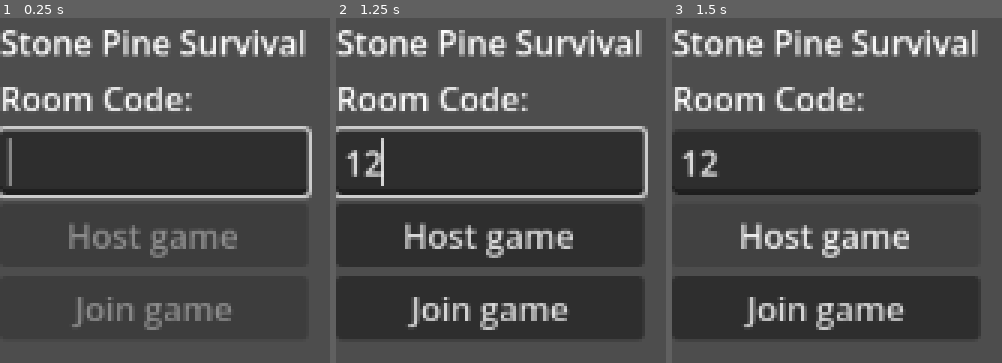
Above: before the commit, frames 1-3 (left to right).
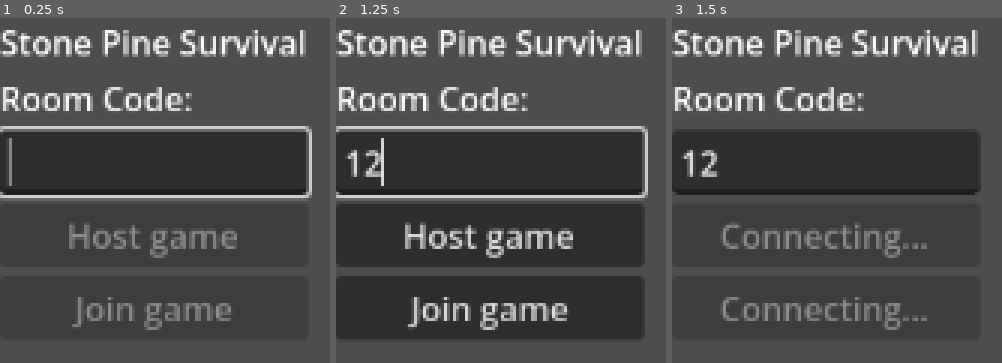
Above: after the commit, the same moments.

Repository: orcakt/gamejam-feb-2026
Game: Godot game, scene res://ui/main/main_menu.tscn
Two runs of this game, one before a commit and one after it. Both use one fixed random seed, a clock stepped at 60 frames per second and the inputs below.
Inputs (mouse positions are in pixels of both pictures, inside the frame that each line leads up to):
- Up to frame 1 (0.25 s): no input
- Up to frame 2 (1.25 s): click (491, 162) at 0.52 s; type "12" at 0.6 s
- Up to frame 3 (1.5 s): click "Host game" at 1.25 s

Frames 1-2 are identical in both runs. In frame 3, 5.3% of the frame differs, in the area x 14-78%, y 59-91%.

Commit message:
player can place down a campfire (#11)
* player can place down a campfire

* placement UI

* re-enabling gmap

---------

Co-authored-by: Wake1st <joel.wakefield.dev@gmail.com>

Diff:
--- a/stone-pine-survival/data/items/Item.gd
+++ b/stone-pine-survival/data/items/Item.gd
@@ -9,3 +9,4 @@
 @export var edible: bool
 @export var craftable: bool
 @export var wieldable: bool
+@export var placeable: bool
--- a/stone-pine-survival/data/items/campfire.tres
+++ b/stone-pine-survival/data/items/campfire.tres
@@ -1,11 +1,12 @@
-[gd_resource type="Resource" script_class="Item" load_steps=3 format=3 uid="uid://cejlk0i086d8u"]
+[gd_resource type="Resource" script_class="Item" format=3 uid="uid://cejlk0i086d8u"]
 
 [ext_resource type="Script" uid="uid://dwciga0bdgevv" path="res://data/items/Item.gd" id="1_cjfkn"]
-[ext_resource type="Texture2D" uid="uid://bb004n6yiqmu3" path="res://assets/textures/icon.svg" id="2_cb4g4"]
+[ext_resource type="Texture2D" uid="uid://c3e1mday8a63q" path="res://assets/textures/campfire.png" id="2_cb4g4"]
 
 [resource]
 script = ExtResource("1_cjfkn")
 name = "campfire"
 texture = ExtResource("2_cb4g4")
 craftable = true
+placeable = true
 metadata/_custom_type_script = "uid://dwciga0bdgevv"
--- a/stone-pine-survival/project.godot
+++ b/stone-pine-survival/project.godot
@@ -22,9 +22,9 @@
 [autoload]
 
 NetworkManager="*res://systems/multiplayer/multiplayer_manager.tscn"
-GM="*uid://wc03ne58onqi"
 SpatialSense="*res://systems/sound/spatial_sense.gd"
 ScreenReader="*res://systems/accessibility/screen_reader.gd"
+GM="*uid://wc03ne58onqi"
 
 [editor_plugins]
 
@@ -43,6 +43,10 @@
 "res://world/player/": "purple",
 "res://world/vines/": "purple"
 }
+
+[global_group]
+
+land=""
 
 [input]
 
--- a/stone-pine-survival/ui/game/popups/interact_popup.gd
+++ b/stone-pine-survival/ui/game/popups/interact_popup.gd
@@ -2,7 +2,24 @@
 extends PopupUI
 
 
+enum Message {
+	INTERACT,
+	PLACE
+}
+
+@export var interact_msg: String = "Interact ( E )"
+@export var place_msg: String = "Place ( E ) / Cancel ( Esc )"
+
+@onready var label: Label = %Label
 @onready var animation: AnimationPlayer = $AnimationPlayer
+
+
+func set_msg(msg: Message) -> void:
+	match msg:
+		Message.INTERACT:
+			label.text = interact_msg
+		Message.PLACE:
+			label.text = place_msg
 
 
 func open() -> void:
--- a/stone-pine-survival/ui/game/popups/interact_popup.tscn
+++ b/stone-pine-survival/ui/game/popups/interact_popup.tscn
@@ -71,6 +71,7 @@
 color = Color(0.022799999, 0.034140013, 0.12, 0.38039216)
 
 [node name="Label" type="Label" parent="ColorRect" unique_id=843402534]
+unique_name_in_owner = true
 layout_mode = 1
 anchors_preset = 15
 anchor_right = 1.0
--- /dev/null
+++ b/stone-pine-survival/world/player/item_placement.gd
@@ -0,0 +1,43 @@
+class_name ItemPlacement
+extends Sprite2D
+
+
+@export var distance: int = 15
+@export var items: Dictionary[Item, String]
+
+var item: Item
+
+
+func is_holding() -> bool:
+	return item != null
+
+
+func hold(itm: Item) -> void:
+	item = itm
+	texture = item.texture
+
+
+func release() -> Item:
+	var path: String = items[item]
+	var scene: PackedScene = load(path)
+	var held: Interactable = scene.instantiate()
+
+	var land: Land = get_tree().get_first_node_in_group("land")
+	land.add_child(held)
+	held.global_position = global_position
+
+	var itm = item
+	item = null
+	texture = null
+	return itm
+
+
+func cancel() -> void:
+	item = null
+	texture = null
+
+
+### Accepts a normalized direction and sets the position accordingly.
+func face(direction: Vector2) -> void:
+	if direction != Vector2.ZERO:
+		position = direction * distance
--- /dev/null
+++ b/stone-pine-survival/world/player/item_placement.tscn
@@ -0,0 +1,11 @@
+[gd_scene format=3 uid="uid://chv81nccninet"]
+
+[ext_resource type="Script" uid="uid://byshcpttavtru" path="res://world/player/item_placement.gd" id="1_rccb0"]
+[ext_resource type="Script" uid="uid://dwciga0bdgevv" path="res://data/items/Item.gd" id="2_v6uit"]
+[ext_resource type="Resource" uid="uid://cejlk0i086d8u" path="res://data/items/campfire.tres" id="3_54uh4"]
+
+[node name="ItemPlacement" type="Sprite2D" unique_id=583908452]
+script = ExtResource("1_rccb0")
+items = Dictionary[ExtResource("2_v6uit"), String]({
+ExtResource("3_54uh4"): "res://world/camp/campfire.tscn"
+})
--- a/stone-pine-survival/world/player/player.gd
+++ b/stone-pine-survival/world/player/player.gd
@@ -25,6 +25,9 @@
 @onready var crafter: Crafter = $Crafter
 @onready var inventory: Inventory = $Inventory
 @onready var interact_popup: InteractPopup = %InteractPopup
+@onready var item_placement: ItemPlacement = %ItemPlacement
+@onready var animated_sprite: AnimatedSprite2D = $AnimatedSprite2D
+
 
 var input_state: InputState
 
@@ -48,7 +51,11 @@
 func _physics_process(delta):
 	# Remote players will have their position synced via MultiplayerSynchronizer
 	if is_multiplayer_authority() && input_state == InputState.WORLD:
-		player_movement(delta)
+		var direction = Input.get_vector("ui_left", "ui_right", "ui_up", "ui_down")
+		player_movement(direction)
+		item_placement.face(direction)
+
+		play_anim(direction)
 		_update_footsteps(delta)
 	elif not is_multiplayer_authority():
 		_update_footsteps(delta)
@@ -85,40 +92,25 @@
 			_ui_inputs(event)
 
 
-func player_movement(_delta):
-	var direction = Input.get_vector("ui_left", "ui_right", "ui_up", "ui_down")
-
+func player_movement(direction: Vector2) -> void:
 	velocity = direction * SPEED
-	if Input.is_action_pressed("ui_left"):
-		play_anim("left")
-	elif Input.is_action_pressed("ui_right"):
-		play_anim("right")
-	elif Input.is_action_pressed("ui_down"):
-		play_anim("down")
-	elif Input.is_action_pressed("ui_up"):
-		play_anim("up")
-	else:
-		play_anim("idle")
-
 	move_and_slide()
 
 
-func play_anim(direction):
-	var anim = $AnimatedSprite2D
-
+func play_anim(direction: Vector2) -> void:
 	match direction:
-		"right":
-			anim.flip_h = false
-			anim.play("walk_side")
-		"left":
-			anim.flip_h = true
-			anim.play("walk_side")
-		"down":
-			anim.play("walk_down")
-		"up":
-			anim.play("walk_up")
-		"idle":
-			anim.play("idle")
+		Vector2.RIGHT:
+			animated_sprite.flip_h = false
+			animated_sprite.play("walk_side")
+		Vector2.LEFT:
+			animated_sprite.flip_h = true
+			animated_sprite.play("walk_side")
+		Vector2.DOWN:
+			animated_sprite.play("walk_down")
+		Vector2.UP:
+			animated_sprite.play("walk_up")
+		Vector2.ZERO:
+			animated_sprite.play("idle")
 
 
 func scan_surroundings() -> Dictionary:
@@ -151,7 +143,14 @@
 
 
 func _world_inputs(event: InputEvent) -> void:
-	if event.is_action_pressed("interact") && interaction_field.can_interact():
+	if event.is_action_pressed("interact") && item_placement.is_holding():
+		var item = item_placement.release()
+		inventory.remove(item)
+		interact_popup.close()
+	elif event.is_action_pressed("ui_cancel") && item_placement.is_holding():
+		item_placement.cancel()
+		interact_popup.close()
+	elif event.is_action_pressed("interact") && interaction_field.can_interact():
 		var interactable: Interactable = interaction_field.interact(global_position)
 		if interactable is WorldItem:
 			# add item to inventory
@@ -172,8 +171,6 @@
 
 
 func _ui_inputs(event: InputEvent) -> void:
-	if event.is_action_pressed("craft_item") && crafting_ui.visible:
-		crafting_ui.try_craft()
 	if event.is_action_pressed("ui_cancel"):
 		inventory_ui.close()
 
@@ -181,6 +178,8 @@
 			campfire_ui.close()
 
 		input_state = InputState.WORLD
+	elif event.is_action_pressed("craft_item") && crafting_ui.visible:
+		crafting_ui.try_craft()
 	elif event.is_action_pressed("open_crafting_menu") && crafting_ui.visible:
 		crafting_ui.close()
 		inventory_ui.close()
@@ -188,17 +187,26 @@
 	elif event.is_action_pressed("open_inventory") && inventory_ui.visible:
 		inventory_ui.close()
 		input_state = InputState.WORLD
+	elif event.is_action_pressed("interact") && campfire_ui.connected():
+		campfire_ui.close()
+		inventory_ui.close()
+		input_state = InputState.WORLD
 	elif event.is_action_pressed("ui_accept"):
-		if campfire_ui.connected():
-			var item = inventory_ui.select_item()
-			var burnable = campfire_ui.campfire.add_fuel(item)
-
-			if burnable:
-				# remove item from inventory
-				inventory.remove(item)
-		else:
-			# offer player feedback to know the item cannot burn
-			pass
+		var item = inventory_ui.select_item()
+
+		if campfire_ui.connected() && item.burnable:
+			# use item as fuel
+			campfire_ui.campfire.add_fuel(item)
+			inventory.remove(item)
+		elif item.placeable:
+			# allow player to place item where they want
+			item_placement.hold(item)
+			inventory_ui.close()
+
+			interact_popup.set_msg(InteractPopup.Message.PLACE)
+			interact_popup.open()
+
+			input_state = InputState.WORLD
 	elif event.is_action_pressed("ui_right") && crafting_ui.visible:
 		crafting_ui.focus_next()
 	elif event.is_action_pressed("ui_left") && crafting_ui.visible:
@@ -210,7 +218,9 @@
 
 
 func _on_interaction_field_near_interactable() -> void:
+	interact_popup.set_msg(InteractPopup.Message.INTERACT)
 	interact_popup.open()
+
 
 func _on_interaction_field_no_interactables() -> void:
 	interact_popup.close()
--- a/stone-pine-survival/world/player/player.tscn
+++ b/stone-pine-survival/world/player/player.tscn
@@ -8,7 +8,8 @@
 [ext_resource type="Script" uid="uid://cigr60qq0xek4" path="res://data/craft_recipes/CraftRecipe.gd" id="4_d3e1v"]
 [ext_resource type="Resource" uid="uid://c3iriustqa4g1" path="res://data/craft_recipes/campfire.tres" id="5_4br6r"]
 [ext_resource type="PackedScene" uid="uid://epcwklg6i4ni" path="res://ui/game/popups/interact_popup.tscn" id="5_duds0"]
-[ext_resource type="Script" uid="uid://dw42ydma8hux1" path="res://systems/sound/sound_pool.gd" id="6_sndpl"]
+[ext_resource type="Script" path="res://systems/sound/sound_pool.gd" id="6_sndpl"]
+[ext_resource type="PackedScene" uid="uid://chv81nccninet" path="res://world/player/item_placement.tscn" id="8_ljdef"]
 
 [sub_resource type="SceneReplicationConfig" id="SceneReplicationConfig_bvkkv"]
 properties/0/path = NodePath(".:position")
@@ -273,6 +274,10 @@
 target_position = Vector2(-212, -212)
 collision_mask = 13
 
+[node name="ItemPlacement" parent="." unique_id=2061494542 instance=ExtResource("8_ljdef")]
+unique_name_in_owner = true
+position = Vector2(0, 15)
+
 [node name="CanvasLayer" type="CanvasLayer" parent="." unique_id=616254280]
 
 [node name="InteractPopup" parent="CanvasLayer" unique_id=1397782255 instance=ExtResource("5_duds0")]
--- a/stone-pine-survival/world/terrain/land.gd
+++ b/stone-pine-survival/world/terrain/land.gd
@@ -5,7 +5,6 @@
 @onready var resources: Node2D = $Resources
 
 
-### Setup is meant to be run after _ready()
 func _ready() -> void:
 	for resource: WorldItem in resources.get_children():
 		resource.setup()
--- a/stone-pine-survival/world/terrain/land.tscn
+++ b/stone-pine-survival/world/terrain/land.tscn
@@ -28,7 +28,6 @@
 1:9/0/physics_layer_1/polygon_0/points = PackedVector2Array(-97.28401, 25.652, -98.25201, -34.364006, 96.31601, -32.428, 97.284, 35.33201)
 1:9/0/custom_data_0 = "water"
 1:9/0/custom_data_1 = "river"
-1:9/0/custom_data_2 = false
 1:14/size_in_atlas = Vector2i(11, 3)
 1:14/0 = 0
 1:14/0/custom_data_0 = "grass"
@@ -39,7 +38,6 @@
 33:20/0/physics_layer_0/polygon_0/points = PackedVector2Array(-25.754284, 10.332558, -24.82898, -9.715687, -12.491598, -18.66029, 10.024124, -11.874729, 17.426552, 8.481953, 12.4916, 25.44585, -26.062717, 25.137417)
 33:20/0/custom_data_0 = "foliage"
 33:20/0/custom_data_1 = "bushes"
-33:20/0/custom_data_2 = false
 
 [sub_resource type="TileSet" id="TileSet_1rcks"]
 physics_layer_0/collision_layer = 1
@@ -53,7 +51,7 @@
 custom_data_layer_2/type = 1
 sources/0 = SubResource("TileSetAtlasSource_2ilnj")
 
-[node name="Land" type="Node2D" unique_id=951509584]
+[node name="Land" type="Node2D" unique_id=951509584 groups=["land"]]
 script = ExtResource("1_fvoey")
 
 [node name="TileMapLayer" type="TileMapLayer" parent="." unique_id=1874961641]
@@ -147,7 +145,7 @@
 item = ExtResource("5_ho114")
 
 [node name="Stick1" parent="Resources" unique_id=1139459988 instance=ExtResource("2_1rcks")]
-position = Vector2(189, 485)
+position = Vector2(211, 473)
 item = ExtResource("6_jsbd4")
 
 [node name="Stick2" parent="Resources" unique_id=2053788107 instance=ExtResource("2_1rcks")]
@@ -155,7 +153,7 @@
 item = ExtResource("6_jsbd4")
 
 [node name="Stick3" parent="Resources" unique_id=1776013776 instance=ExtResource("2_1rcks")]
-position = Vector2(390, 466)
+position = Vector2(395, 455)
 item = ExtResource("6_jsbd4")
 
 [node name="Stick4" parent="Resources" unique_id=97495083 instance=ExtResource("2_1rcks")]
@@ -167,5 +165,21 @@
 item = ExtResource("6_jsbd4")
 
 [node name="Stick6" parent="Resources" unique_id=547030384 instance=ExtResource("2_1rcks")]
-position = Vector2(590, 437)
+position = Vector2(611, 441)
 item = ExtResource("6_jsbd4")
+
+[node name="Stick7" parent="Resources" unique_id=1507398055 instance=ExtResource("2_1rcks")]
+position = Vector2(166, 478)
+item = ExtResource("6_jsbd4")
+
+[node name="Stick8" parent="Resources" unique_id=2025079775 instance=ExtResource("2_1rcks")]
+position = Vector2(367, 459)
+item = ExtResource("6_jsbd4")
+
+[node name="Stick9" parent="Resources" unique_id=1874766490 instance=ExtResource("2_1rcks")]
+position = Vector2(502, 439)
+item = ExtResource("6_jsbd4")
+
+[node name="Stick10" parent="Resources" unique_id=403179923 instance=ExtResource("2_1rcks")]
+position = Vector2(579, 442)
+item = ExtResource("6_jsbd4")
Binary file added: stone-pine-survival/assets/textures/campfire.png
Not shown, added: stone-pine-survival/assets/textures/campfire.png.import
Not shown, added: stone-pine-survival/world/player/item_placement.gd.uid
